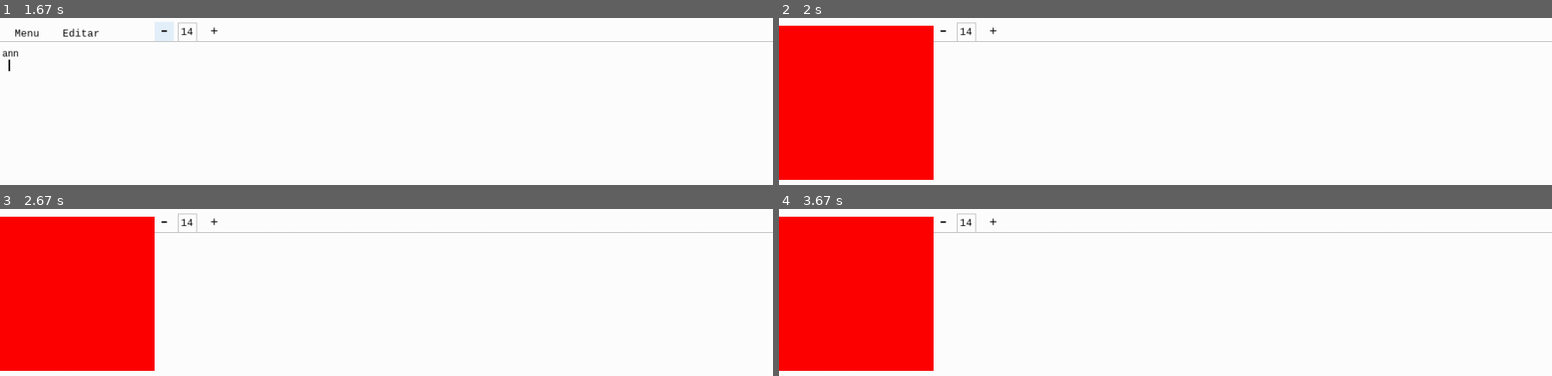
Above: before the commit, frames 1-4 (two rows, left to right).
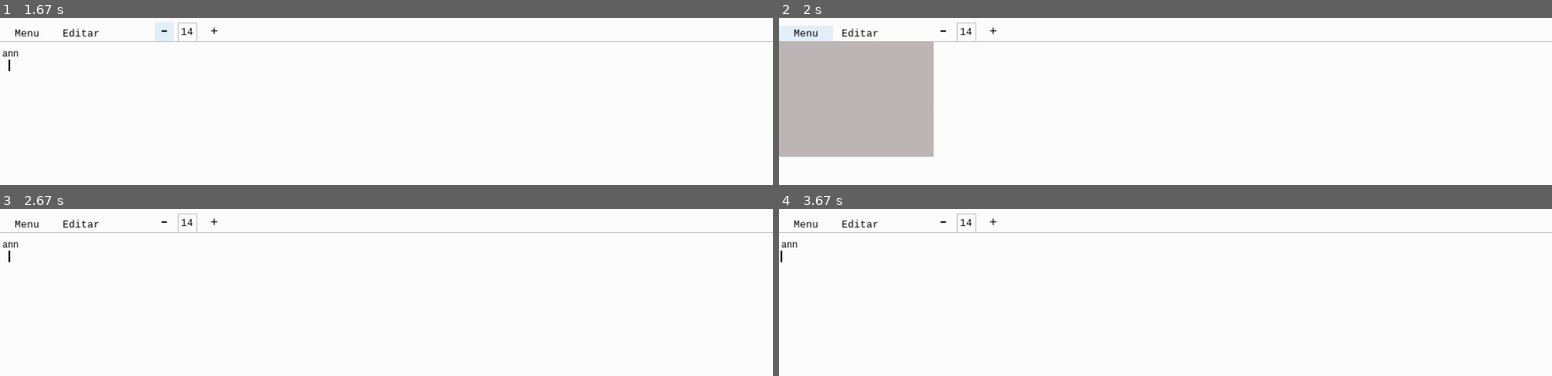
Above: after the commit, the same moments.

Repository: PedroGoulartbranco/Bloco-de-notas-pygame
Game: pygame game, started from main.py
Two runs of this game, one before a commit and one after it. Both use one fixed random seed, a clock stepped at 60 frames per second and the inputs below.
Inputs:
- Up to frame 1 (1.67 s): click "-" at 0.38 s; type "ann" at 0.67 s; tap Enter at 1 s; hold Right from 1.22 s (still down)
- Up to frame 2 (2 s): release Right at 1.68 s; click "Menu" at 1.82 s
- Up to frame 3 (2.67 s): click "ann" at 2.15 s
- Up to frame 4 (3.67 s): hold Left from 3.27 s (still down); tap Space at 3.33, 3.63 s

Frame 1 is identical in both runs. In frame 2, 18% of the frame differs, in the area x 0-20%, y 4-97%; in frame 3, 18%; in frame 4, 18%.

Commit message:
fazendo o menu fechar e abrir

Diff:
--- a/main.py
+++ b/main.py
@@ -54,6 +54,8 @@
 tempo_backspace_solto = 0
 
 botoes_do_menu_aparecer = False
+menu_opcoes = pygame.Rect(0, 30, 200, 150) #Criei essa variavel para ser global e conseguir usar no IF do loop de eventos
+mouse_encima_do_menu_de_opcoes = False
 
 def desenhar_texto():
     #Criando texto botoes
@@ -111,8 +113,7 @@
     return botao_arquivo, botao_editar, botao_texto_fonte_mais, botao_texto_menos, caixa_fonte_tamanho
 
 def desenhar_menu_opcoes():
-    menu_opcoes = pygame.Rect(0, 10, 200, 200)
-    pygame.draw.rect(tela, "red", menu_opcoes)
+    pygame.draw.rect(tela, "#C0B8B8", menu_opcoes)
 
 def escrever(letra):
     linhas[linha_atual]["texto"] += letra
@@ -179,8 +180,11 @@
                 fonte_texto = pygame.font.SysFont('consolas', tamanho_fonte_texto) #Atualiza a fonte
             if botao_arquivo.collidepoint(posicao_mouse):
                 botoes_do_menu_aparecer = not botoes_do_menu_aparecer
-                print("oi")
                 desenhar_menu_opcoes()
+            if mouse_encima_do_menu_de_opcoes:
+                botoes_do_menu_aparecer = False
+                mouse_encima_do_menu_de_opcoes = False
+
 
     fonte_texto = pygame.font.SysFont('consolas', tamanho_fonte_texto) #Atualiza a fonte
     posicao_mouse = pygame.mouse.get_pos()
@@ -268,6 +272,8 @@
 
     if botoes_do_menu_aparecer:
         desenhar_menu_opcoes()
+        if menu_opcoes.collidepoint(posicao_mouse):
+            mouse_encima_do_menu_de_opcoes = True
 
 
     pygame.display.flip()   # atualiza a tela
